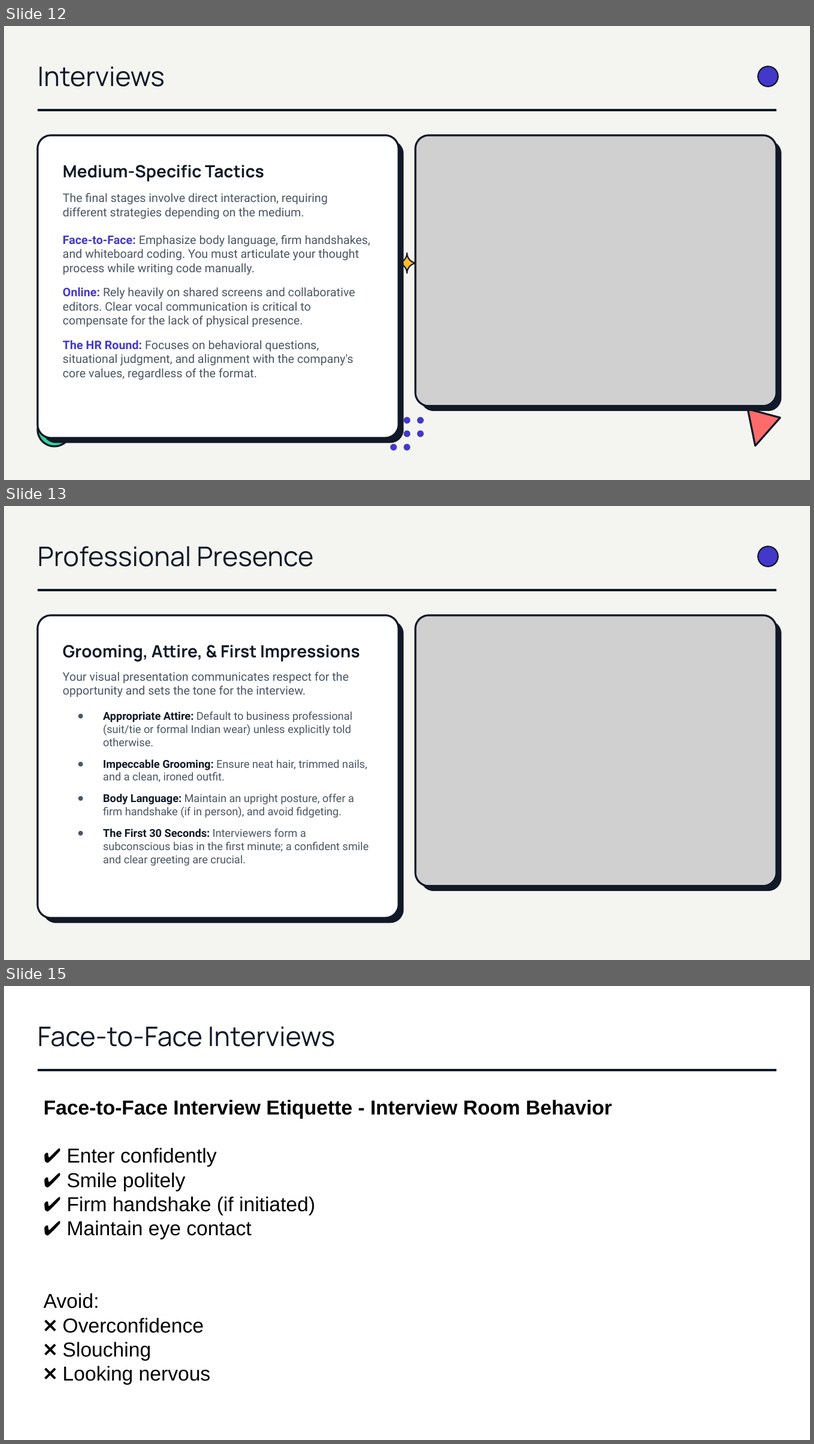
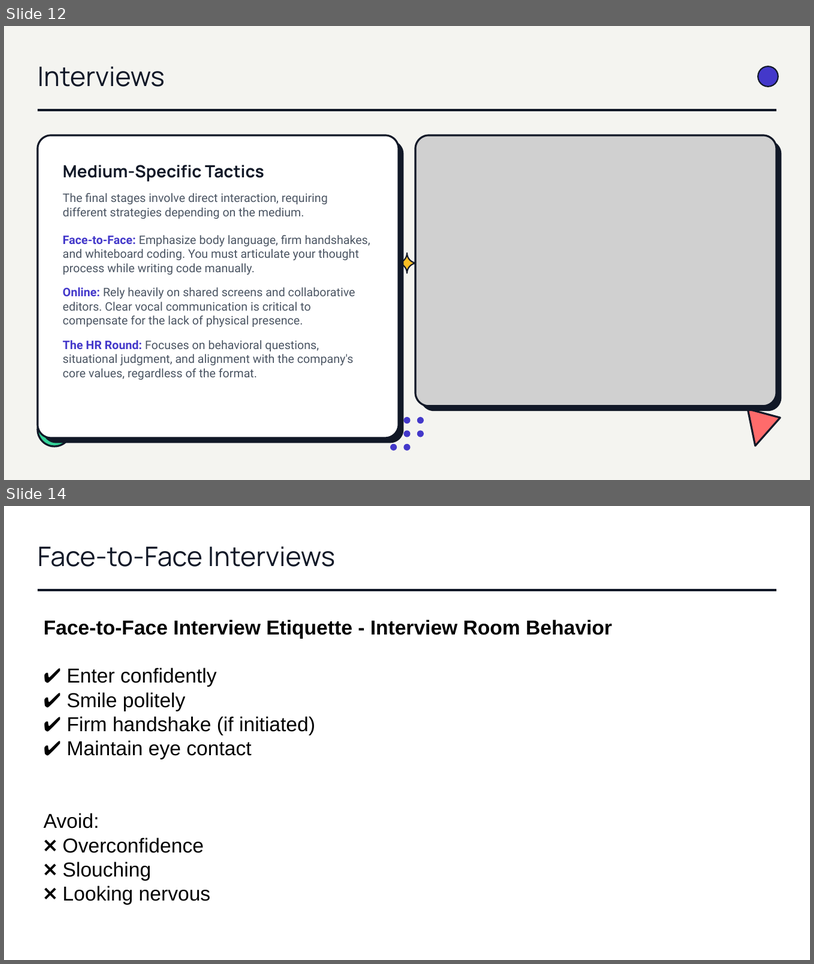
Before and after one commit to brinda-25/workshop, a slide deck: Day4/Mastering_Interview.pptx. Shown one above the other, each under a label of ours: slides 12, 13 and 15 before the commit, slides 12 and 14 after it; the slides between them are not shown. The pictures are 814x1444 and 814x964 pixels, drawn with LibreOffice and Linux fonts; fonts in the diff are those of the drawing; grey boxes stand for pictures; background and template pictures are left out. Boxes give left, top, right and bottom in pixels: in the first picture for what was removed or moved away, otherwise in the second. Text is boxed around its words. In the diff, an @@ line names an element or a change of style, - is before the commit and + after.

```diff
--- a/Day4/Mastering_Interview.pptx
+++ b/Day4/Mastering_Interview.pptx
@@ slide 13 removed at box(4, 506, 810, 960), background #FFFFFF @@
@@ rectangle removed at box(4, 506, 810, 960) @@
@@ text removed at box(38, 546, 314, 567) @@
-Professional Presence
@@ ellipse removed at box(758, 547, 779, 567) @@
@@ line removed from (38, 590) to (777, 590) @@
@@ rounded rectangle removed at box(38, 615, 399, 918) @@
@@ rounded rectangle removed at box(43, 621, 404, 923) @@
@@ picture removed at box(416, 615, 777, 886) @@
@@ rounded rectangle removed at box(416, 615, 777, 886) @@
@@ rounded rectangle removed at box(421, 621, 782, 891) @@
@@ text removed at box(63, 645, 369, 865) @@
-Grooming, Attire, & First Impressions
-Your visual presentation communicates respect for the opportunity and sets the tone for the interview.
-● Appropriate Attire: Default to business professional (suit/tie or formal Indian wear) unless explicitly told otherwise.
-● Impeccable Grooming: Ensure neat hair, trimmed nails, and a clean, ironed outfit.
-● Body Language: Maintain an upright posture, offer a firm handshake (if in person), and avoid fidgeting.
-● The First 30 Seconds: Interviewers form a subconscious bias in the first minute; a confident smile and clear greeting are crucial.
@@ what was slide 15 is now slide 14 @@
```
Also in this commit, not shown: 3 slides changed.
